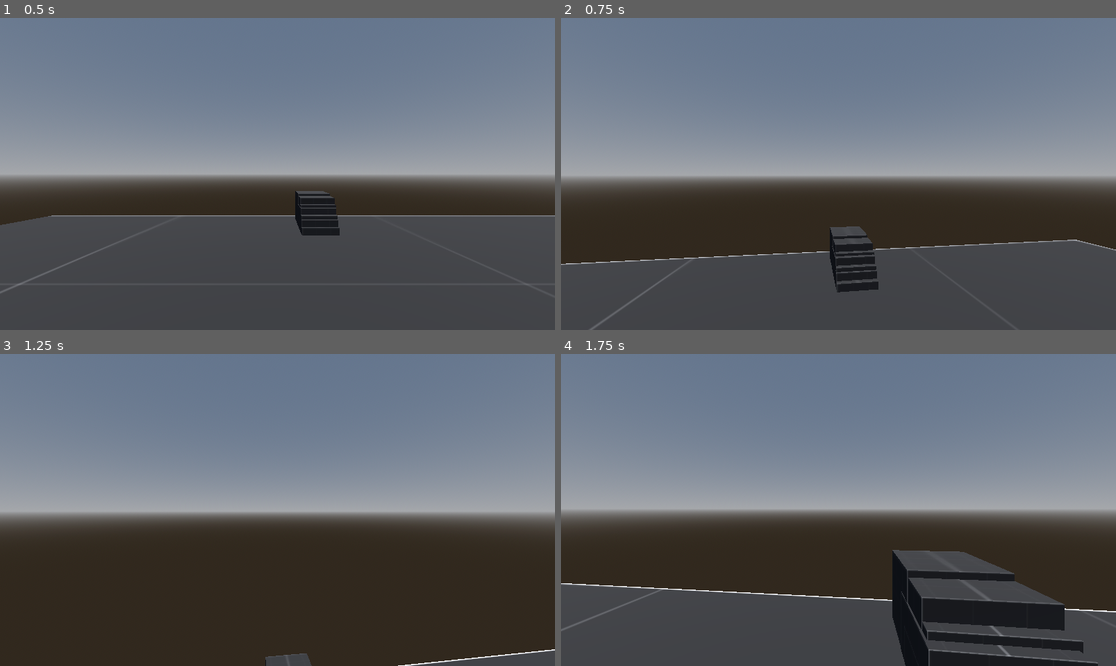
Above: before the commit, frames 1-4 (two rows, left to right).
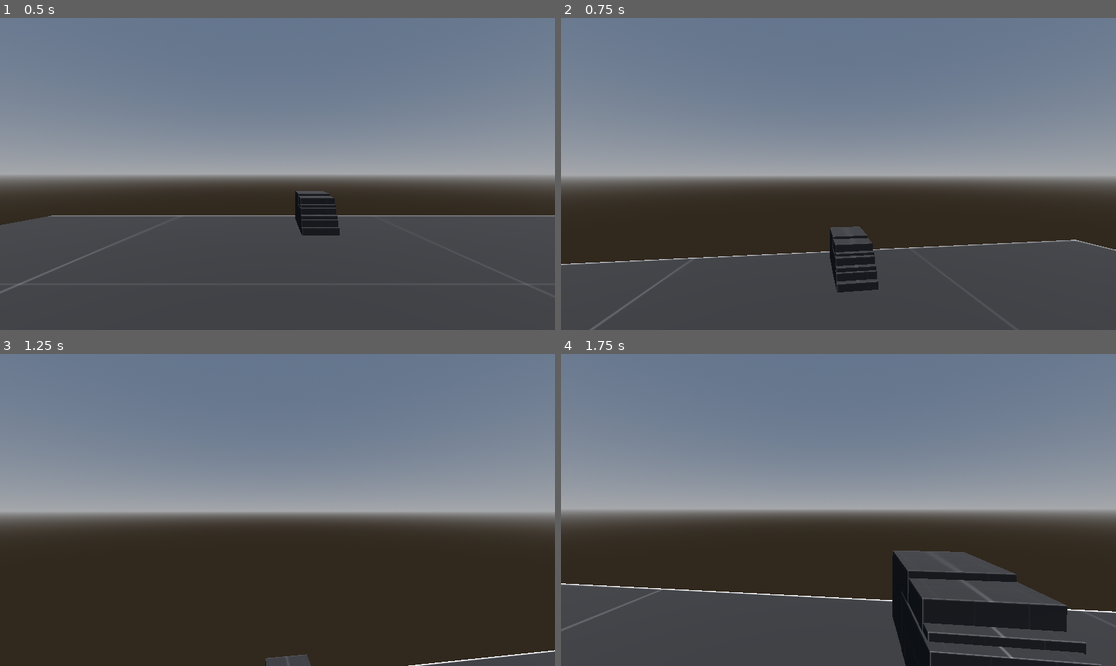
Above: after the commit, the same moments.

Repository: IYanel-DEV/FirstPerson-Multiplayer
Game: Godot game, scene res://Maps/GameMode.tscn
Same seed, same stepped clock (60 frames per second), same inputs: the game is played once before the commit and once after it.
Inputs (mouse positions are in pixels of both pictures, inside the frame that each line leads up to):
- Up to frame 1 (0.5 s): no input
- Up to frame 2 (0.75 s): tap Enter at 0.5 s; move the mouse to (866, 174) at 0.52 s; hold W (move_forward) from 0.53 s (still down); tap Space (jump) at 0.6 s
- Up to frame 3 (1.25 s): keep holding W (move_forward); tap Space (jump) at 0.77, 1.07 s
- Up to frame 4 (1.75 s): keep holding W (move_forward); move the mouse to (810, 510) at 1.27 s; tap Ctrl (crouch) at 1.35 s; tap Space (jump) at 1.52, 1.55 s

Frame 1 is identical in both runs. In frame 2, 0.2% of the frame differs, in the area x 0-100%, y 66-88%; in frame 3, 0.3%; in frame 4, 1.3%, in the area x 0-100%, y 62-100%.

Commit message:
Changed the jump value to better one

Diff:
--- a/Player/_Player.tscn
+++ b/Player/_Player.tscn
@@ -22,6 +22,7 @@
 [node name="Player" type="CharacterBody3D"]
 safe_margin = 0.08
 script = ExtResource("1_cb6jr")
+jump_velocity = 10.05
 
 [node name="Camera3D" type="Camera3D" parent="."]
 transform = Transform3D(1, 0, 0, 0, 1, 0, 0, 0, 1, 0, 0.73409, 0)
